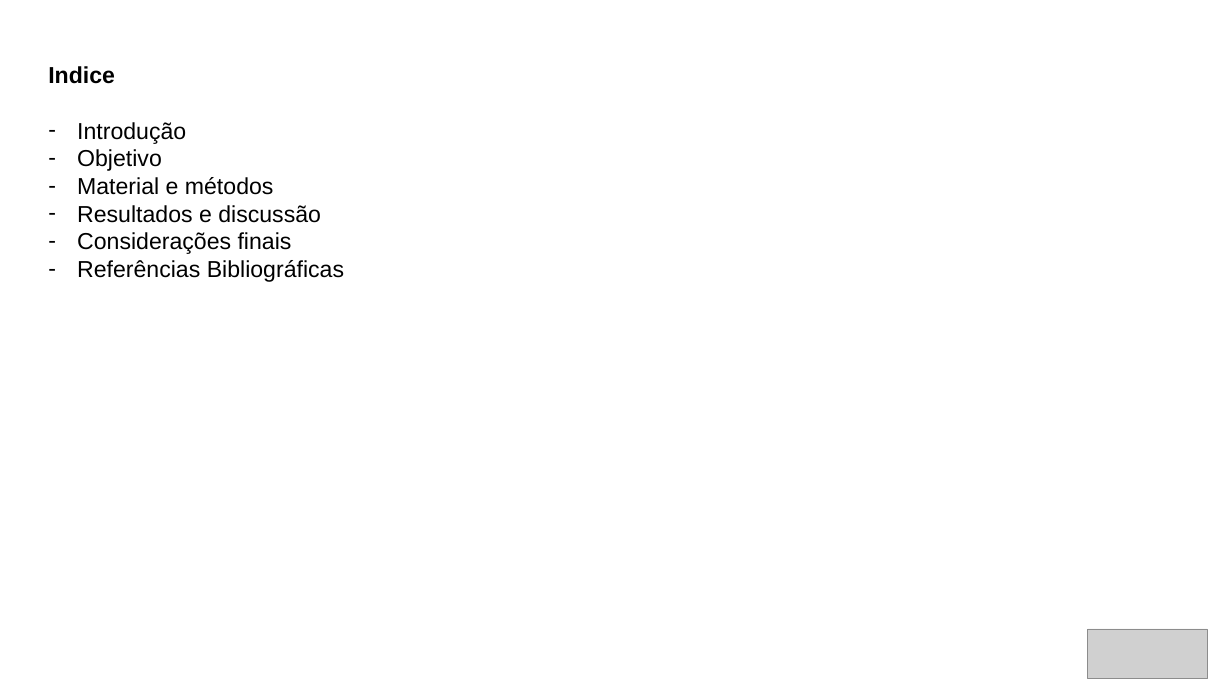
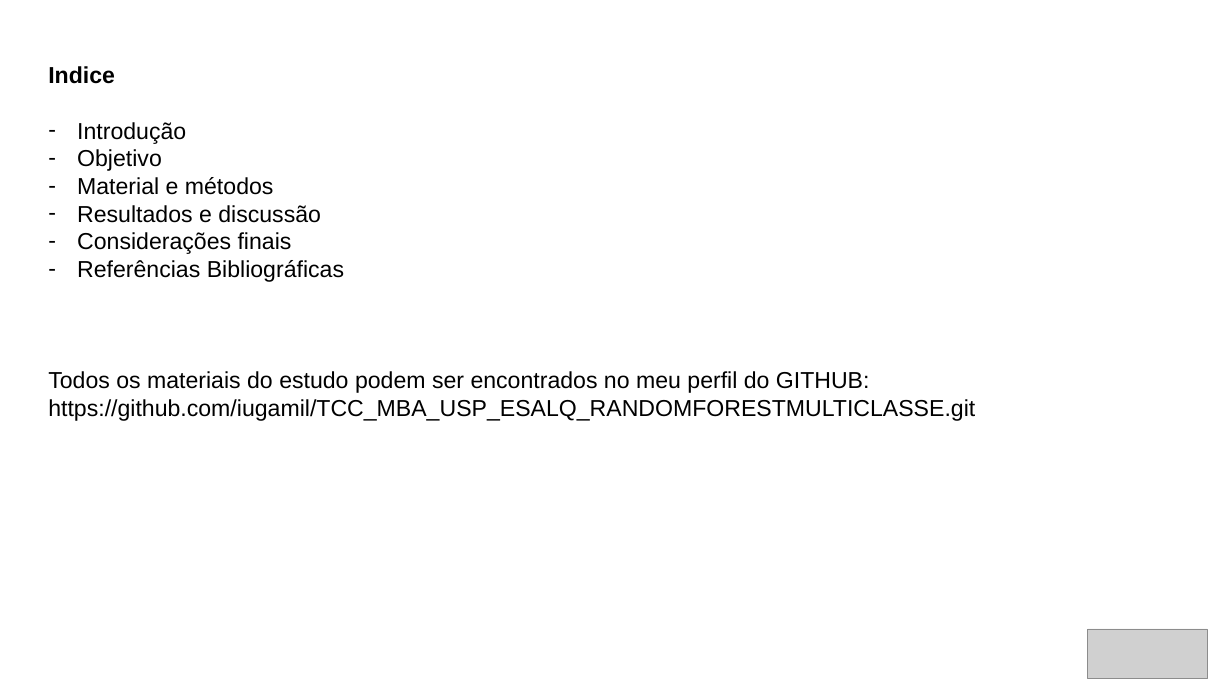
Before and after one commit to iugamil/TCC_MBA_USP_ESALQ_RANDOMFORESTMULTICLASSE, a slide deck: slide 2 of 10-TCC_MBA_USP_ESALQ - GUILHERME_LIMA_DSA231_USP14529833.pptx. Drawn at 1232x693 pixels with LibreOffice and Linux fonts; fonts in the diff are those of the drawing; grey boxes stand for pictures. Boxes give left, top, right and bottom in pixels: in the first picture for what was removed or moved away, otherwise in the second. Text is boxed around its words. In the diff, an @@ line names an element or a change of style, - is before the commit and + after.

```diff
--- a/10-TCC_MBA_USP_ESALQ - GUILHERME_LIMA_DSA231_USP14529833.pptx
+++ b/10-TCC_MBA_USP_ESALQ - GUILHERME_LIMA_DSA231_USP14529833.pptx
@@ text at (48,371,975,421): paragraph added @@
+Todos os materiais do estudo podem ser encontrados no meu perfil do GITHUB: https://github.com/iugamil/TCC_MBA_USP_ESALQ_RANDOMFORESTMULTICLASSE.git
```
Also in this commit, not shown: 1 other file.
